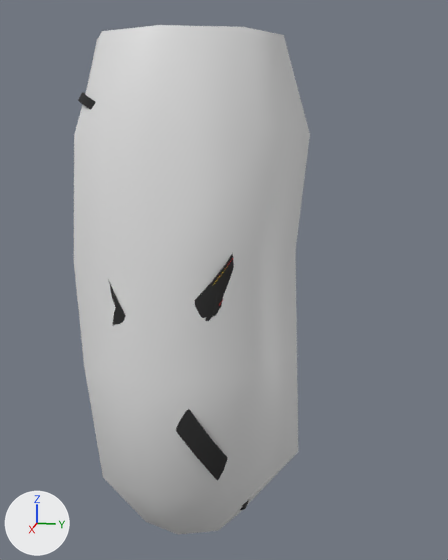
Two versions of the FBX model Assets/Project/3D/LAN/安全帶.FBX, one commit apart.
Before and after are seen from a 50 mm lens placed at (-0.674, 0.263, 1.459), pointed at (-1.722, 0.054, 1.197). Arrows for +X, +Y and +Z are at lower left; the lights stay in place. Where no turn or scale is listed for an object, it has been applied to the vertices.

The first picture shows '安全帶', '安全帶_Collinder'.
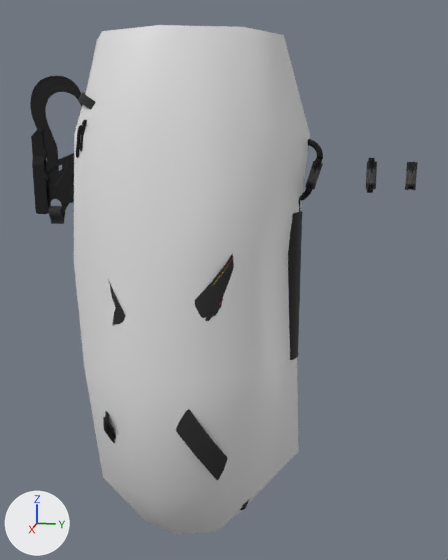
Changed parts and their boxes (x1, y1, x2, y2) in the pictures (448 x 560 px):
'安全索勾_固定', added (black): after (30, 76, 83, 224)
'鎖扣_固定', added (black): after (288, 139, 323, 360)
'安全索勾_可動02', added (black): after (31, 128, 51, 214)
'安全索勾_可動01', added (black): after (44, 153, 74, 203)
'Object005', added: after (366, 158, 377, 193)
'鎖扣_可動', added: after (305, 158, 323, 192)
'Object006', added: after (405, 162, 418, 190)
'Rectangle019', added: after (105, 411, 116, 439)
'Rectangle009', added: after (76, 125, 82, 158)
'Rectangle017', added: after (103, 417, 115, 443)
'Rectangle008', added: after (80, 120, 87, 152)

The change, as a diff of the scene's bpy script:
```diff
--- a/Assets/Project/3D/LAN/安全帶.FBX.py
+++ b/Assets/Project/3D/LAN/安全帶.FBX.py
@@ mat_plastic_black_normal @@
+mat_plastic_black_normal = bpy.data.materials.new('Plastic_black_normal')
+# colours: dark grey #4f4f4f
+# uses the picture img_normal_20_4_png
@@ ob_安全索勾_可動02 @@
+ob_安全索勾_可動02 = bpy.data.objects.new('安全索勾_可動02', me_mesh_008)  # 5028 vertices, 5024 faces; spans x -0.008..0.008, y -0.022..0.007, z -0.065..0.085; in mat_silver (black #000000)
+ob_安全索勾_可動02.location = (-1.709, -0.265, 1.373)
@@ ob_安全索勾_可動01 @@
+ob_安全索勾_可動01 = bpy.data.objects.new('安全索勾_可動01', me_mesh_007)  # 4562 vertices, 4564 faces; spans x -0.0043..0.0043, y -0.0541..0.0616, z -0.0102..0.1091; in mat_silver (black #000000)
+ob_安全索勾_可動01.location = (-1.709, -0.228, 1.338)
@@ ob_object005 @@
+ob_object005 = bpy.data.objects.new('Object005', me_mesh_009)  # 5002 vertices, 9992 faces; spans x -0.008..0.0081, y -0.0099..0.0064, z -0.0035..0.0516; in mat_black (black #262626), mat_silver (black #000000)
+ob_object005.location = (-1.712, 0.299, 1.36)
@@ ob_鎖扣_可動 @@
+ob_鎖扣_可動 = bpy.data.objects.new('鎖扣_可動', me_mesh_011)  # 5002 vertices, 9992 faces; spans x -0.008..0.0081, y -0.0061..0.0215, z -0.0043..0.051; in mat_black (black #262626), mat_silver (black #000000)
+ob_鎖扣_可動.location = (-1.712, 0.198, 1.36)
@@ ob_rectangle008 @@
+ob_rectangle008 = bpy.data.objects.new('Rectangle008', me_mesh_001_1)  # 336 vertices, 336 faces; spans x -0.0355..0.0354, y -0.0031..0.009, z -0.0218..0.0277; in mat_silver (black #000000)
+ob_rectangle008.location = (-1.595, -0.131, 1.442)
@@ ob_rectangle019 @@
+ob_rectangle019 = bpy.data.objects.new('Rectangle019', me_mesh_004_1)  # 336 vertices, 336 faces; spans x -0.0385..0.0398, y -0.0157..0.0189, z -0.0286..0.0361; in mat_silver (black #000000)
+ob_rectangle019.location = (-1.567, -0.106, 0.99)
@@ ob_鎖扣_固定 @@
+ob_鎖扣_固定 = bpy.data.objects.new('鎖扣_固定', me_mesh_005_1)  # 2940 vertices, 5852 faces; spans x -0.027..0.026, y -0.024..0.045, z -0.276..0.105; in mat_black (black #262626), mat_blacksoft (black #262626), mat_silver (black #000000)
+ob_鎖扣_固定.location = (-1.712, 0.174, 1.343)
@@ ob_object006 @@
+ob_object006 = bpy.data.objects.new('Object006', me_mesh_010)  # 3268 vertices, 3268 faces; spans x -0.008..0.0081, y -0.0081..0.008, z 0.0018..0.0454; in mat_black (black #262626)
+ob_object006.location = (-1.712, 0.359, 1.36)
@@ ob_安全索勾_固定 @@
+ob_安全索勾_固定 = bpy.data.objects.new('安全索勾_固定', me_mesh_006)  # 3560 vertices, 3550 faces; spans x -0.014..0.007, y -0.035..0.086, z -0.03..0.224; in mat_blacksoft (black #262626), mat_silver (black #000000)
+ob_安全索勾_固定.location = (-1.709, -0.252, 1.32)
@@ ob_rectangle017 @@
+ob_rectangle017 = bpy.data.objects.new('Rectangle017', me_mesh_003_1)  # 480 vertices, 482 faces; spans x -0.0392..0.0398, y -0.0159..0.0203, z -0.028..0.0321; in mat_silver (black #000000)
+ob_rectangle017.location = (-1.568, -0.111, 0.984)
@@ ob_rectangle009 @@
+ob_rectangle009 = bpy.data.objects.new('Rectangle009', me_mesh_001_1.copy())
+ob_rectangle009.location = (-1.595, -0.138, 1.435)
```
